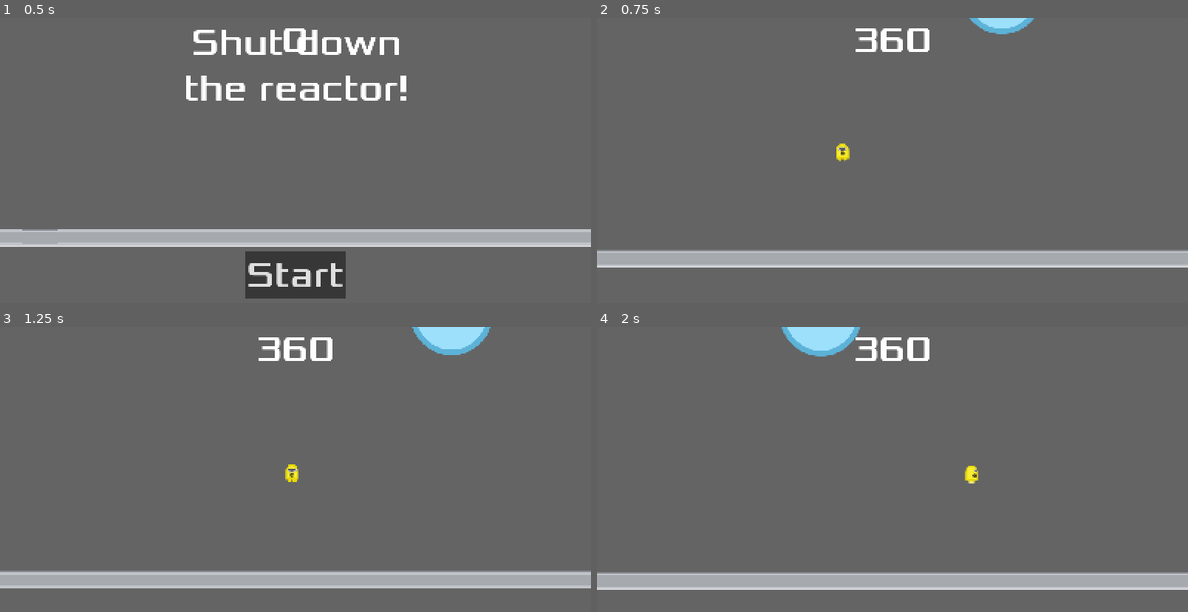
Above: before the commit, frames 1-4 (two rows, left to right).
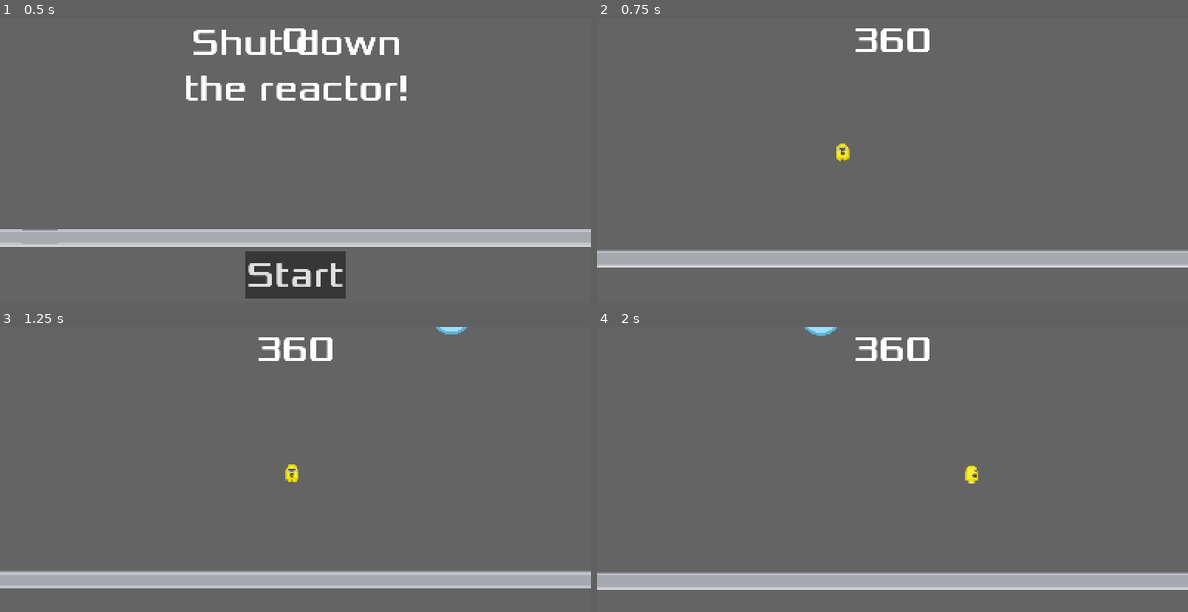
Above: after the commit, the same moments.

Repository: zabuuq/imminent-meltdown
Game: Godot game, scene res://scenes/game.tscn
Two runs of this game, one before a commit and one after it. Both use one fixed random seed, a clock stepped at 60 frames per second and the inputs below.
Inputs:
- Up to frame 1 (0.5 s): no input
- Up to frame 2 (0.75 s): click "Start" at 0.5 s
- Up to frame 3 (1.25 s): no input
- Up to frame 4 (2 s): tap Enter (ui_accept) at 1.25, 1.52 s; hold Right (move_right) from 1.28 s (still down)

Frame 1 is identical in both runs. In frame 2, 0.4% of the frame differs, in the area x 63-74%, y 0-6%; in frame 3, 0.9%; in frame 4, 0.9%, in the area x 31-45%, y 0-11%.

Commit message:
Fixed Outer Wall hit box

Diff:
--- a/scenes/ball.tscn
+++ b/scenes/ball.tscn
@@ -16,8 +16,9 @@
 script = ExtResource("1_41u45")
 
 [node name="Sprite2D" type="Sprite2D" parent="." unique_id=645210299]
-scale = Vector2(0.5, 0.5)
+scale = Vector2(0.25, 0.25)
 texture = ExtResource("1_r6n28")
 
 [node name="CollisionShape2D" type="CollisionShape2D" parent="." unique_id=1909148907]
+scale = Vector2(0.5, 0.5)
 shape = SubResource("2")
--- a/scenes/main.gd
+++ b/scenes/main.gd
@@ -6,7 +6,7 @@
 # Called when the node enters the scene tree for the first time.
 func _ready():
 	pass
-	#new_game()
+#	$OuterWallCollisions.add_to_group("wall")
 
 # Called every frame. 'delta' is the elapsed time since the previous frame.
 func _process(delta: float):
--- a/scenes/main.tscn
+++ b/scenes/main.tscn
@@ -10,6 +10,7 @@
 [ext_resource type="AudioStream" uid="uid://td2mgko63p61" path="res://audio/gameover.wav" id="6_272bh"]
 [ext_resource type="PackedScene" uid="uid://bhww0307ehc4v" path="res://scenes/LongRedWall.tscn" id="8_5vw27"]
 [ext_resource type="PackedScene" uid="uid://cmovg2v1xook5" path="res://scenes/ball.tscn" id="9_kek77"]
+[ext_resource type="PackedScene" uid="uid://diegutkindvm7" path="res://scenes/outer_walls.tscn" id="11_ya4ey"]
 
 [sub_resource type="TileSetAtlasSource" id="TileSetAtlasSource_5vw27"]
 texture = ExtResource("3_272bh")
@@ -1723,12 +1724,6 @@
 }
 point_count = 5
 
-[sub_resource type="RectangleShape2D" id="RectangleShape2D_choun"]
-size = Vector2(1600, 20)
-
-[sub_resource type="RectangleShape2D" id="RectangleShape2D_ya4ey"]
-size = Vector2(20, 840)
-
 [node name="Main" type="Node" unique_id=1879869702]
 script = ExtResource("1_0xm2m")
 radioactive_worker_scene = ExtResource("2_7mycd")
@@ -1756,6 +1751,7 @@
 
 [node name="Music" type="AudioStreamPlayer" parent="." unique_id=188113294]
 stream = ExtResource("4_lquwl")
+volume_db = -20.0
 parameters/looping = true
 
 [node name="DeathSound" type="AudioStreamPlayer" parent="." unique_id=470759346]
@@ -1769,11 +1765,15 @@
 rotation = 1.5707964
 
 [node name="LongRedWall" parent="." unique_id=2113791741 instance=ExtResource("8_5vw27")]
-position = Vector2(605, 32)
+visible = false
+position = Vector2(785, -11)
+scale = Vector2(5.5, 0.5)
 
 [node name="LongRedWall2" parent="." unique_id=1985511283 instance=ExtResource("8_5vw27")]
-position = Vector2(32, 432)
+visible = false
+position = Vector2(-8, 411)
 rotation = 1.5707964
+scale = Vector2(3, 0.5)
 
 [node name="Ball" parent="." unique_id=39567682 instance=ExtResource("9_kek77")]
 position = Vector2(608, 288)
@@ -1787,25 +1787,18 @@
 [node name="Ball4" parent="." unique_id=1752073041 instance=ExtResource("9_kek77")]
 position = Vector2(928, 392)
 
-[node name="OuterWalls" type="Node2D" parent="." unique_id=543477979]
-
-[node name="StaticBody2D" type="StaticBody2D" parent="OuterWalls" unique_id=1990309512]
-
-[node name="TopWallCollision" type="CollisionShape2D" parent="OuterWalls/StaticBody2D" unique_id=764879015]
-position = Vector2(800, -10)
-shape = SubResource("RectangleShape2D_choun")
-
-[node name="RightWallCollision" type="CollisionShape2D" parent="OuterWalls/StaticBody2D" unique_id=649378852]
-position = Vector2(1610, 400)
-shape = SubResource("RectangleShape2D_ya4ey")
-
-[node name="BottomWallCollision" type="CollisionShape2D" parent="OuterWalls/StaticBody2D" unique_id=1102347770]
-position = Vector2(800, 810)
-shape = SubResource("RectangleShape2D_choun")
-
-[node name="LeftWallCollision" type="CollisionShape2D" parent="OuterWalls/StaticBody2D" unique_id=2102790934]
-position = Vector2(-10, 400)
-shape = SubResource("RectangleShape2D_ya4ey")
+[node name="OuterWalls" parent="." unique_id=113394613 instance=ExtResource("11_ya4ey")]
+
+[node name="LongRedWall3" parent="." unique_id=2128108953 instance=ExtResource("8_5vw27")]
+visible = false
+position = Vector2(1602, 409)
+rotation = 1.5707964
+scale = Vector2(3, 0.5)
+
+[node name="LongRedWall4" parent="." unique_id=2101103980 instance=ExtResource("8_5vw27")]
+visible = false
+position = Vector2(803.00006, 811)
+scale = Vector2(5.5, 0.5)
 
 [connection signal="hit" from="Player" to="." method="game_over"]
 [connection signal="timeout" from="ScoreTimer" to="." method="_on_score_timer_timeout"]
--- /dev/null
+++ b/scenes/outer_walls.gd
@@ -0,0 +1,11 @@
+extends Node2D
+
+
+# Called when the node enters the scene tree for the first time.
+func _ready() -> void:
+	pass # Replace with function body.
+
+
+# Called every frame. 'delta' is the elapsed time since the previous frame.
+func _process(delta: float) -> void:
+	pass
--- /dev/null
+++ b/scenes/outer_walls.tscn
@@ -0,0 +1,45 @@
+[gd_scene format=3 uid="uid://diegutkindvm7"]
+
+[sub_resource type="GDScript" id="GDScript_idcti"]
+script/source = "extends Node2D
+
+
+# Called when the node enters the scene tree for the first time.
+func _ready() -> void:
+	add_to_group(\"wall\")
+
+
+# Called every frame. 'delta' is the elapsed time since the previous frame.
+func _process(delta: float) -> void:
+	pass
+"
+
+[sub_resource type="PhysicsMaterial" id="PhysicsMaterial_idcti"]
+
+[sub_resource type="RectangleShape2D" id="RectangleShape2D_choun"]
+size = Vector2(1600, 20)
+
+[sub_resource type="RectangleShape2D" id="RectangleShape2D_ya4ey"]
+size = Vector2(20, 840)
+
+[node name="OuterWalls" type="Node2D" unique_id=113394613]
+script = SubResource("GDScript_idcti")
+
+[node name="OuterWallCollisions" type="StaticBody2D" parent="." unique_id=684419981]
+physics_material_override = SubResource("PhysicsMaterial_idcti")
+
+[node name="TopWallCollision" type="CollisionShape2D" parent="OuterWallCollisions" unique_id=1425356480]
+position = Vector2(800, -10)
+shape = SubResource("RectangleShape2D_choun")
+
+[node name="RightWallCollision" type="CollisionShape2D" parent="OuterWallCollisions" unique_id=1935268830]
+position = Vector2(1610, 400)
+shape = SubResource("RectangleShape2D_ya4ey")
+
+[node name="BottomWallCollision" type="CollisionShape2D" parent="OuterWallCollisions" unique_id=129213514]
+position = Vector2(800, 810)
+shape = SubResource("RectangleShape2D_choun")
+
+[node name="LeftWallCollision" type="CollisionShape2D" parent="OuterWallCollisions" unique_id=2119553288]
+position = Vector2(-10, 400)
+shape = SubResource("RectangleShape2D_ya4ey")
--- a/scenes/player.gd
+++ b/scenes/player.gd
@@ -42,14 +42,14 @@
 
 	position += velocity * delta
 	position = position.clamp(Vector2.ZERO, screen_size)
-	if position.x >= 2400:
-		velocity = -velocity
-	if position.x <= 0:
-		velocity = -velocity
-	if position.y >= 2400:
-		velocity = -velocity
-	if position.y <= 0:
-		velocity = -velocity
+	#if position.x >= 2400:
+	#	velocity = -velocity
+	#if position.x <= 0:
+	#	velocity = -velocity
+	#if position.y >= 2400:
+	#	velocity = -velocity
+	#if position.y <= 0:
+	#	velocity = -velocity
 
 #	# Never flip the sprite vertically
 	$AnimatedSprite2D.flip_v = false
Not shown, added: scenes/outer_walls.gd.uid
